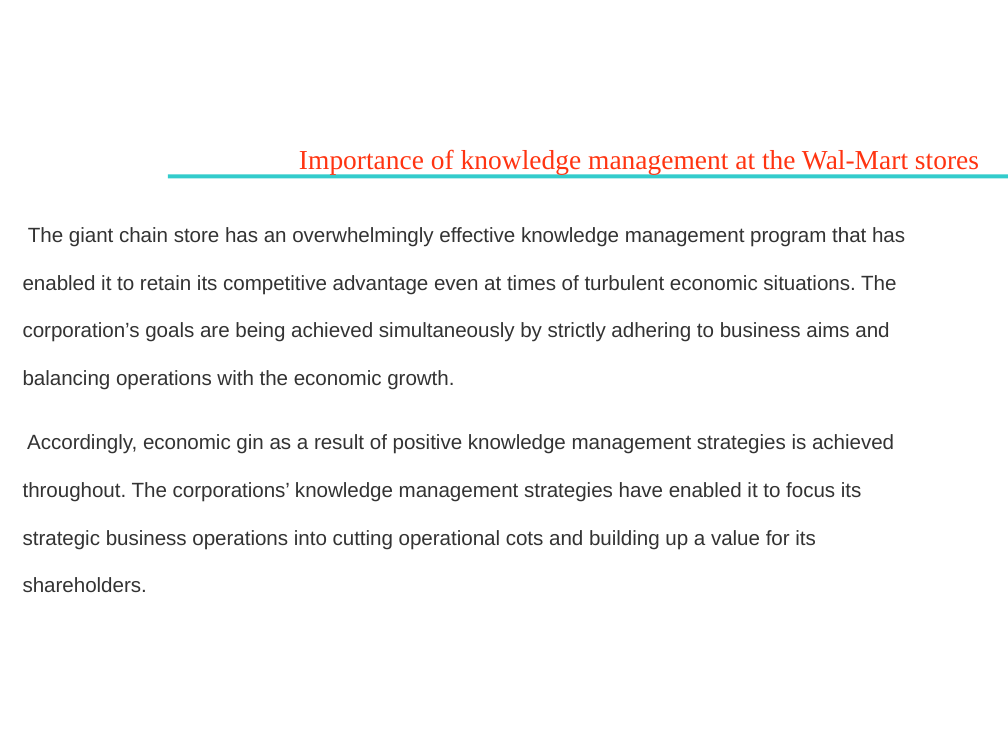
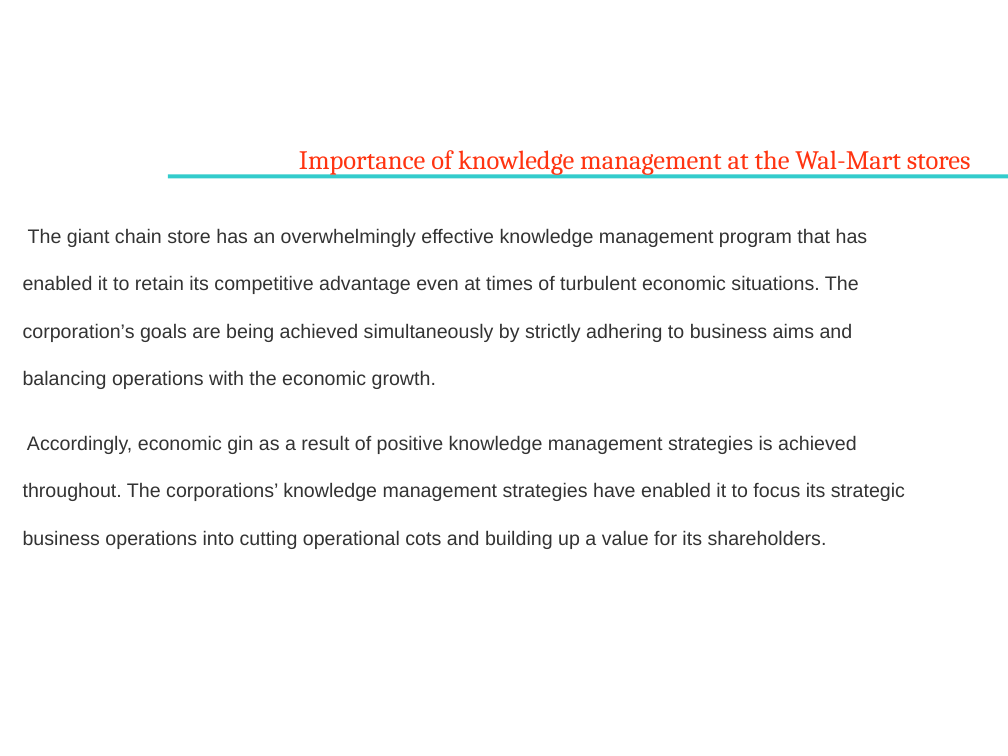
Before and after one commit to asinghania71/KM_PROJECT, a slide deck: slide 5 of kmppt.pptx. Drawn at 1008x756 pixels with LibreOffice and Linux fonts; fonts in the diff are those of the drawing; background and template pictures are left out. Boxes give left, top, right and bottom in pixels: in the first picture for what was removed or moved away, otherwise in the second. Text is boxed around its words. In the diff, an @@ line names an element or a change of style, - is before the commit and + after.

```diff
--- a/kmppt.pptx
+++ b/kmppt.pptx
@@ text "Importance of knowledge management at ..." at <box>299,150,971,176</box>: size 19.7 to 19 pt, font Times New Roman to Cambria @@
@@ text "The giant chain store has ..." at <box>23,228,905,549</box>: size 14.7 to 14 pt @@
```
Also in this commit, not shown: 8 other slides changed, 1 other file.
